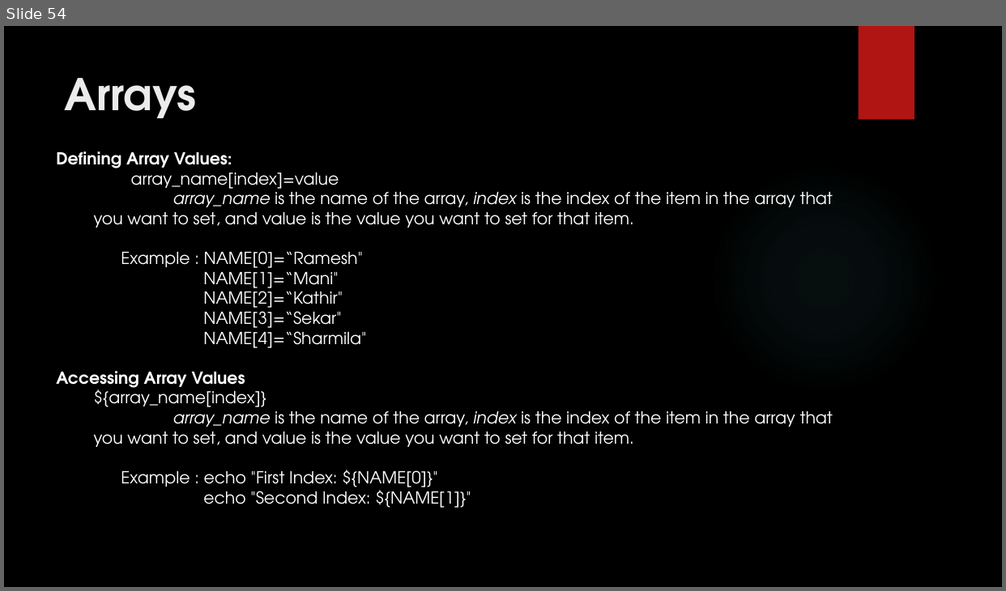
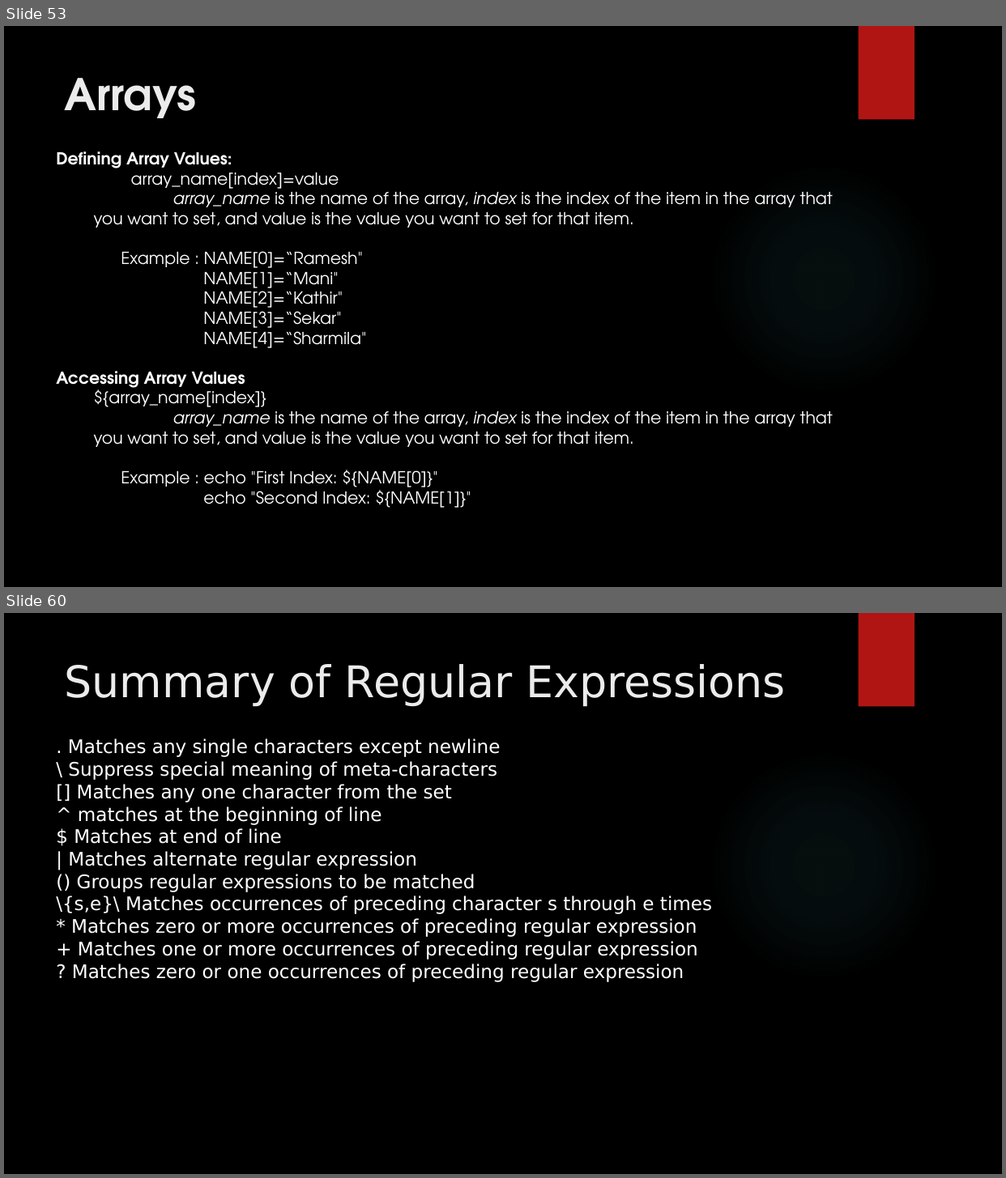
Before and after one commit to RaghulRameshTrainer/mobily_infotech, a slide deck: UnixShellScripting.pptx. Shown one above the other, each under a label of ours: slide 54 before the commit, slides 53 and 60 after it; the slides between them are not shown. The pictures are 1006x591 and 1006x1178 pixels, drawn with LibreOffice and Linux fonts; fonts in the diff are those of the drawing; background and template pictures are left out. Boxes give left, top, right and bottom in pixels: in the first picture for what was removed or moved away, otherwise in the second. Text is boxed around its words. In the diff, an @@ line names an element or a change of style, - is before the commit and + after.

Commit message:
Day9

```diff
--- a/UnixShellScripting.pptx
+++ b/UnixShellScripting.pptx
@@ slide 60 added at [4, 613, 1002, 1174], background picture (left out); not listed: 2 template elements that a slide beside it also shows @@
@@ title added at [65, 664, 786, 706], 42 pt, text #EBEBEB @@
+Summary of Regular Expressions
@@ text added at [56, 739, 712, 982], 18 pt, text #FFFFFF @@
+. Matches any single characters except newline
+\ Suppress special meaning of meta-characters
+[] Matches any one character from the set
+^ matches at the beginning of line
+$ Matches at end of line
+| Matches alternate regular expression
+() Groups regular expressions to be matched
+\{s,e}\ Matches occurrences of preceding character s through e times
+* Matches zero or more occurrences of preceding regular expression
++ Matches one or more occurrences of preceding regular expression
+? Matches zero or one occurrences of preceding regular expression
@@ what was slide 54 is now slide 53 @@
```
Also in this commit, not shown: 1 slide changed, 36 other slides added, 1 slide removed.
